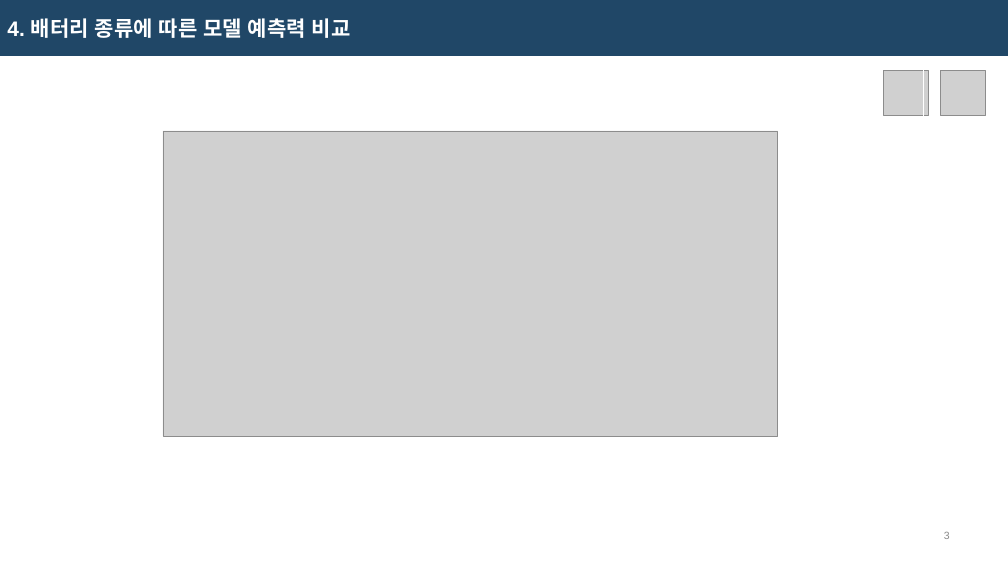
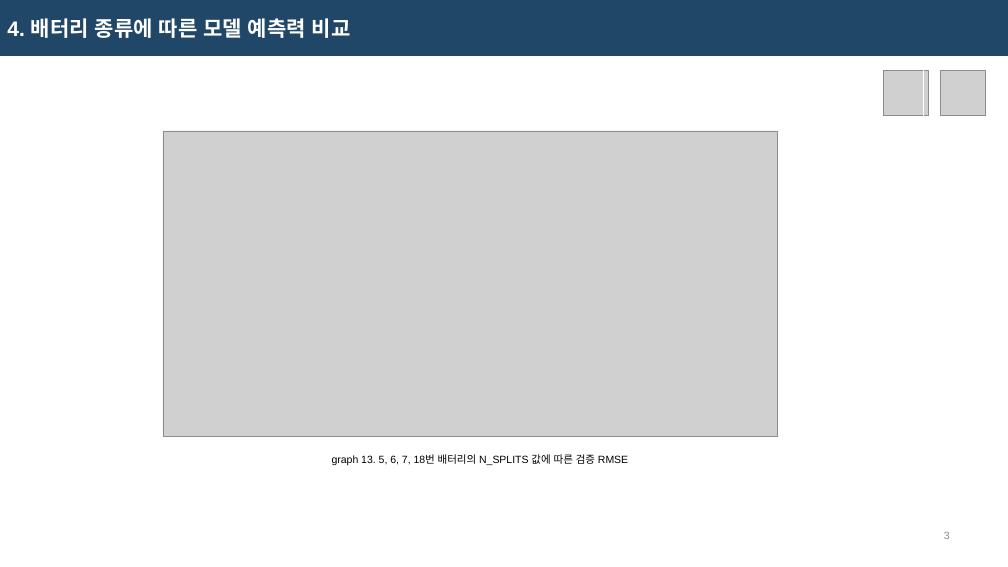
Before and after one commit to dae-hany/Battery_ESS_Projet, a slide deck: slide 15 of ppt/251112_최대한.pptx. Drawn at 1008x567 pixels with LibreOffice and Linux fonts; fonts in the diff are those of the drawing; grey boxes stand for pictures. Boxes give left, top, right and bottom in pixels: in the first picture for what was removed or moved away, otherwise in the second. Text is boxed around its words. In the diff, an @@ line names an element or a change of style, - is before the commit and + after.

```diff
--- a/ppt/251112_최대한.pptx
+++ b/ppt/251112_최대한.pptx
@@ text added at [332,454,628,465], 10 pt, text #000000 @@
+graph 13. 5, 6, 7, 18번 배터리의 N_SPLITS 값에 따른 검증 RMSE
```
Also in this commit, not shown: 9 other slides changed.
